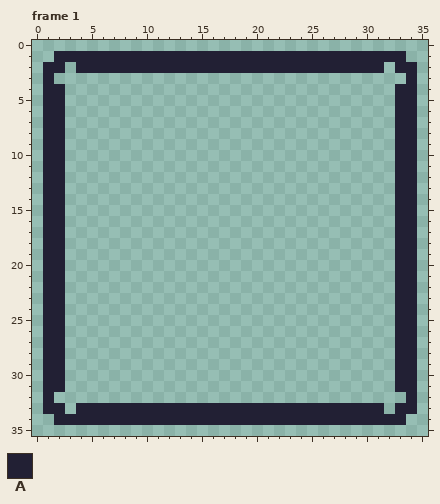
Two versions of one pixel-art file, assets/aseprite_raw/die_socket.aseprite. Above: the version before the commit.
36x36 pixels, 1 frame. Shown: frame 1. The commit also changed other frames, which this record leaves out.
Palette (. is transparent): A #222034
New version:
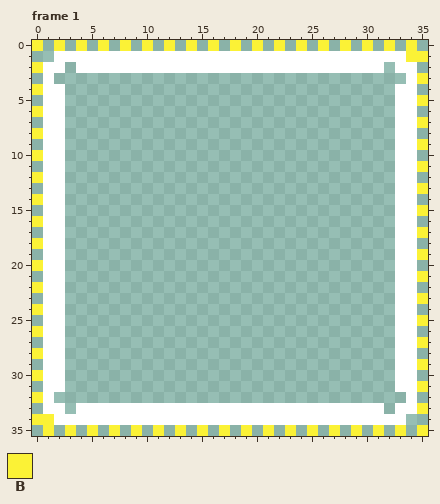
Colours new in this view: B #fbf236
Edits made:
{"change": "layer \"Valid\" added"}
{"colour":"A","old":"#222034","new":"#ffffff"}
{"where": "frame 1, layer \"Valid\""}
{"frame":1,"y":0,"x":0,"old":".","new":"B"}
{"frame":1,"y":0,"x":2,"old":".","new":"B"}
{"frame":1,"y":0,"x":4,"old":".","new":"B"}
{"frame":1,"y":0,"x":6,"old":".","new":"B"}
{"frame":1,"y":0,"x":8,"old":".","new":"B"}
{"frame":1,"y":0,"x":10,"old":".","new":"B"}
{"frame":1,"y":0,"x":12,"old":".","new":"B"}
{"frame":1,"y":0,"x":14,"old":".","new":"B"}
{"frame":1,"y":0,"x":16,"old":".","new":"B"}
{"frame":1,"y":0,"x":18,"old":".","new":"B"}
{"frame":1,"y":0,"x":20,"old":".","new":"B"}
{"frame":1,"y":0,"x":22,"old":".","new":"B"}
{"frame":1,"y":0,"x":24,"old":".","new":"B"}
{"frame":1,"y":0,"x":26,"old":".","new":"B"}
{"frame":1,"y":0,"x":28,"old":".","new":"B"}
{"frame":1,"y":0,"x":30,"old":".","new":"B"}
{"frame":1,"y":0,"x":32,"old":".","new":"B"}
{"frame":1,"y":0,"x":34,"old":".","new":"B"}
{"frame":1,"y":1,"x":34,"old":"..","new":"BB"}
{"frame":1,"y":2,"x":0,"old":".","new":"B"}
{"frame":1,"y":3,"x":35,"old":".","new":"B"}
{"frame":1,"y":4,"x":0,"old":".","new":"B"}
{"frame":1,"y":5,"x":35,"old":".","new":"B"}
{"frame":1,"y":6,"x":0,"old":".","new":"B"}
{"frame":1,"y":7,"x":35,"old":".","new":"B"}
{"frame":1,"y":8,"x":0,"old":".","new":"B"}
{"frame":1,"y":9,"x":35,"old":".","new":"B"}
{"frame":1,"y":10,"x":0,"old":".","new":"B"}
{"frame":1,"y":11,"x":35,"old":".","new":"B"}
{"frame":1,"y":12,"x":0,"old":".","new":"B"}
{"frame":1,"y":13,"x":35,"old":".","new":"B"}
{"frame":1,"y":14,"x":0,"old":".","new":"B"}
{"frame":1,"y":15,"x":35,"old":".","new":"B"}
{"frame":1,"y":16,"x":0,"old":".","new":"B"}
{"frame":1,"y":17,"x":35,"old":".","new":"B"}
{"frame":1,"y":18,"x":0,"old":".","new":"B"}
{"frame":1,"y":19,"x":35,"old":".","new":"B"}
{"frame":1,"y":20,"x":0,"old":".","new":"B"}
{"frame":1,"y":21,"x":35,"old":".","new":"B"}
{"frame":1,"y":22,"x":0,"old":".","new":"B"}
{"frame":1,"y":23,"x":35,"old":".","new":"B"}
{"frame":1,"y":24,"x":0,"old":".","new":"B"}
{"frame":1,"y":25,"x":35,"old":".","new":"B"}
{"frame":1,"y":26,"x":0,"old":".","new":"B"}
{"frame":1,"y":27,"x":35,"old":".","new":"B"}
{"frame":1,"y":28,"x":0,"old":".","new":"B"}
{"frame":1,"y":29,"x":35,"old":".","new":"B"}
{"frame":1,"y":30,"x":0,"old":".","new":"B"}
{"frame":1,"y":31,"x":35,"old":".","new":"B"}
{"frame":1,"y":32,"x":0,"old":".","new":"B"}
{"frame":1,"y":33,"x":35,"old":".","new":"B"}
{"frame":1,"y":34,"x":0,"old":"..","new":"BB"}
{"frame":1,"y":35,"x":1,"old":".","new":"B"}
{"frame":1,"y":35,"x":3,"old":".","new":"B"}
{"frame":1,"y":35,"x":5,"old":".","new":"B"}
{"frame":1,"y":35,"x":7,"old":".","new":"B"}
{"frame":1,"y":35,"x":9,"old":".","new":"B"}
{"frame":1,"y":35,"x":11,"old":".","new":"B"}
{"frame":1,"y":35,"x":13,"old":".","new":"B"}
{"frame":1,"y":35,"x":15,"old":".","new":"B"}
{"frame":1,"y":35,"x":17,"old":".","new":"B"}
{"frame":1,"y":35,"x":19,"old":".","new":"B"}
{"frame":1,"y":35,"x":21,"old":".","new":"B"}
{"frame":1,"y":35,"x":23,"old":".","new":"B"}
{"frame":1,"y":35,"x":25,"old":".","new":"B"}
{"frame":1,"y":35,"x":27,"old":".","new":"B"}
{"frame":1,"y":35,"x":29,"old":".","new":"B"}
{"frame":1,"y":35,"x":31,"old":".","new":"B"}
{"frame":1,"y":35,"x":33,"old":".","new":"B"}
{"frame":1,"y":35,"x":35,"old":".","new":"B"}
